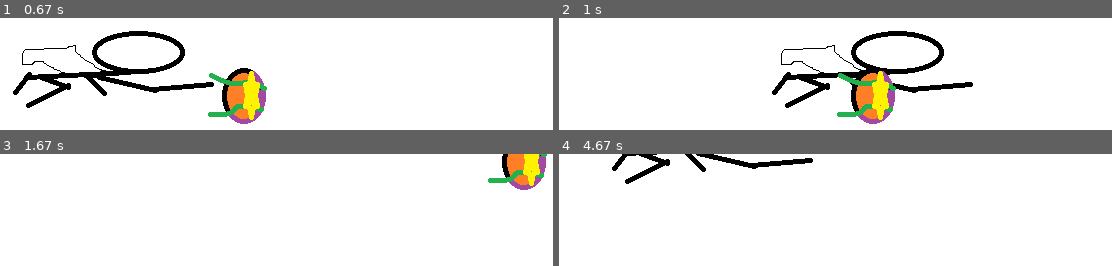
Above: before the commit, frames 1-4 (two rows, left to right).
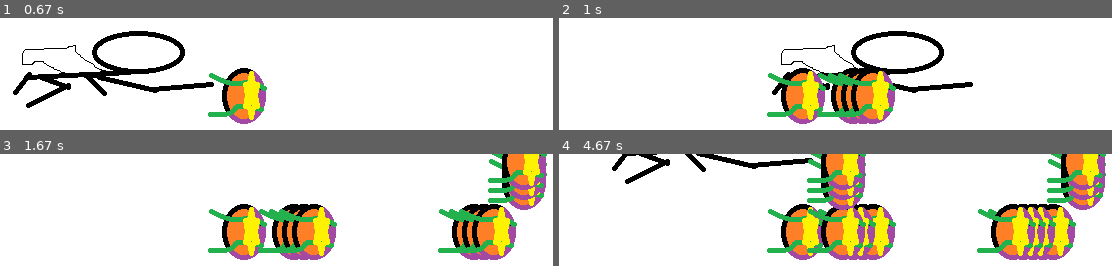
Above: after the commit, the same moments.

Repository: MrValdez/pygame-tutorial
Game: pygame game, started from main.py
Same seed, same stepped clock (60 frames per second), same inputs: the game is played once before the commit and once after it.
Inputs:
- Up to frame 1 (0.67 s): tap Space at 0.33 s
- Up to frame 2 (1 s): hold Right from 0.67 s (still down); tap Space at 0.73 s
- Up to frame 3 (1.67 s): tap Space at 1.03, 1.23 s; release Right at 1.13 s; hold Up 1.17-1.47 s
- Up to frame 4 (4.67 s): hold Down 2.57-2.87 s; tap Space at 2.63, 2.97, 3.27, 3.4, 4.47 s; hold Left 2.9-3.3 s; hold Up 3.33-3.7 s; hold Down from 4.4 s (still down)

Frame 1 is identical in both runs. In frame 2, 5.1% of the frame differs, in the area x 37-56%, y 44-95%; in frame 3, 16%; in frame 4, 24%, in the area x 37-99%, y 0-95%.

Commit message:
Game object class

Diff:
--- a/main.py
+++ b/main.py
@@ -1,4 +1,19 @@
+# main.py
 import pygame
+
+class Shot:
+    def __init__(self, pos):
+        self.image = pygame.image.load("shot.png").convert()
+        self.image.set_colorkey((255, 128, 128))
+
+        pos = pos[:]
+        pos[0] += 200
+        pos[1] += 50
+
+        self.pos = pos
+
+    def draw(self, screen):
+        screen.blit(self.image, self.pos)
 
 resolution = (640, 480)
 isRunning = True
@@ -11,9 +26,7 @@
 hero.set_colorkey((255, 128, 128))
 hero_pos = [0, 0]
 
-shot = pygame.image.load("shot.png").convert()
-shot.set_colorkey((255, 128, 128))
-shot_pos = [-100, -100]
+shots = []
 
 while isRunning:
     screen.fill((255, 255, 255))
@@ -37,12 +50,13 @@
     if keystate[pygame.K_DOWN]:
         hero_pos[1] += 10
     if keystate[pygame.K_SPACE]:
-        shot_pos = hero_pos[:]
-        shot_pos[0] += 200
-        shot_pos[1] += 50
+        new_shot = Shot(hero_pos)
+        shots.append(new_shot)
 
     screen.blit(hero, hero_pos)
-    screen.blit(shot, shot_pos)
+
+    for shot in shots:
+        shot.draw(screen)
 
     pygame.display.flip()
 
